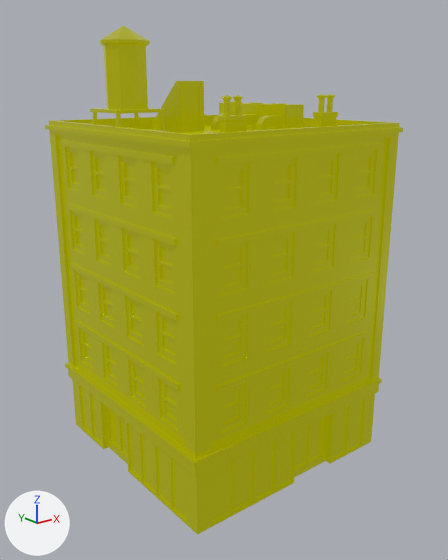
An edit to the glTF model public/models/building-block-4floor-corner.glb, drawn before and after from the same camera.
Camera for both pictures: a 50 mm camera at (-18.4, -23.4, 18.0) aimed at (-0.3, -0.7, 8.9). Every picture has the same lights, and +X, +Y and +Z are marked at lower left. Where no turn or scale is listed for an object, it has been applied to the vertices.

Before the edit, the objects in view are built like this:
```python
me_building_block_4floor_corner = bpy.data.meshes.new('building-block-4floor-corner')
me_building_block_4floor_corner.from_pydata(...)  # 1838 vertices, 3729 faces; spans x -6.1..5.7, y -6.1..5.7, z 0.0..20.6
me_building_block_4floor_corner.materials.append(mat_lowpoly_colors)
ob_building_block_4floor_corner = bpy.data.objects.new('building-block-4floor-corner', me_building_block_4floor_corner)
ob_building_block_4floor_corner.location = (0.0, 0.0, 0.0)
```
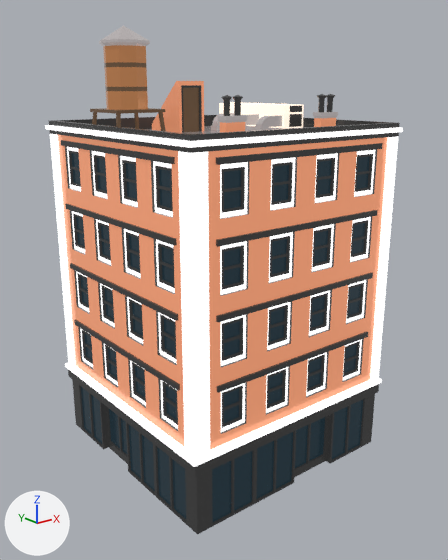
What changed in the scene script:
```text
Add img_base:
    img_base = load_image('base', '_unpacked/base', 1024, 1024, 'sRGB')
Add mat_lowpoly_colors_001:
    mat_lowpoly_colors_001 = bpy.data.materials.new('LOWPOLY-COLORS.001')
    # uses the picture img_base
Change me_building_block_4floor_corner:
    where me_building_block_4floor_corner.from_pydata(...)  # 1838 vertices, 3729 faces; spans x -6.1..5.7, y -6.1..5.7, z 0.0..20.6
    remove me_building_block_4floor_corner.materials.append(mat_lowpoly_colors)
    add me_building_block_4floor_corner.materials.append(mat_lowpoly_colors_001)
```

What differs and where, as boxes (x1, y1, x2, y2) in the pictures (448 x 560 px):
'building-block-4floor-corner', recoloured
    both: (45, 25, 403, 534)
